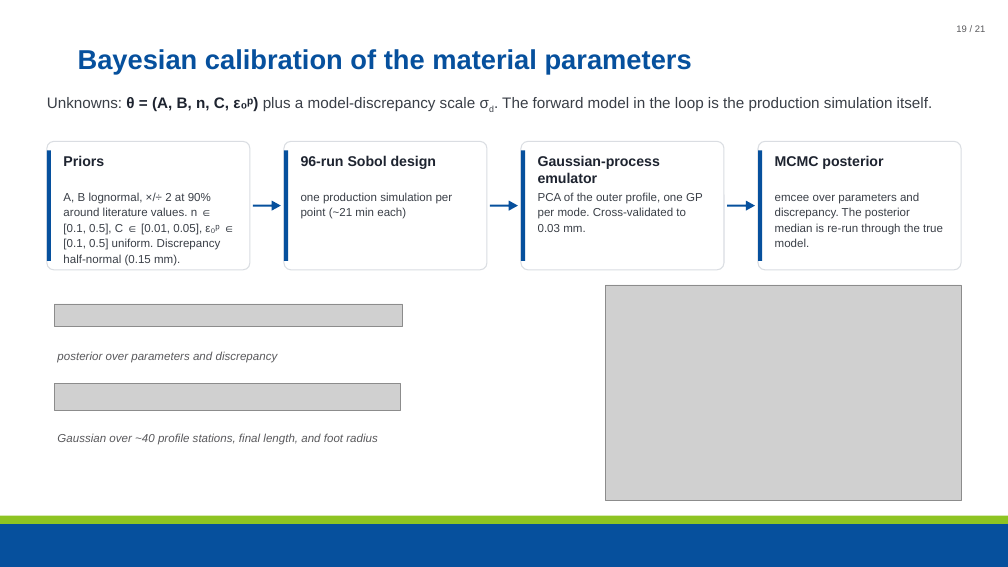
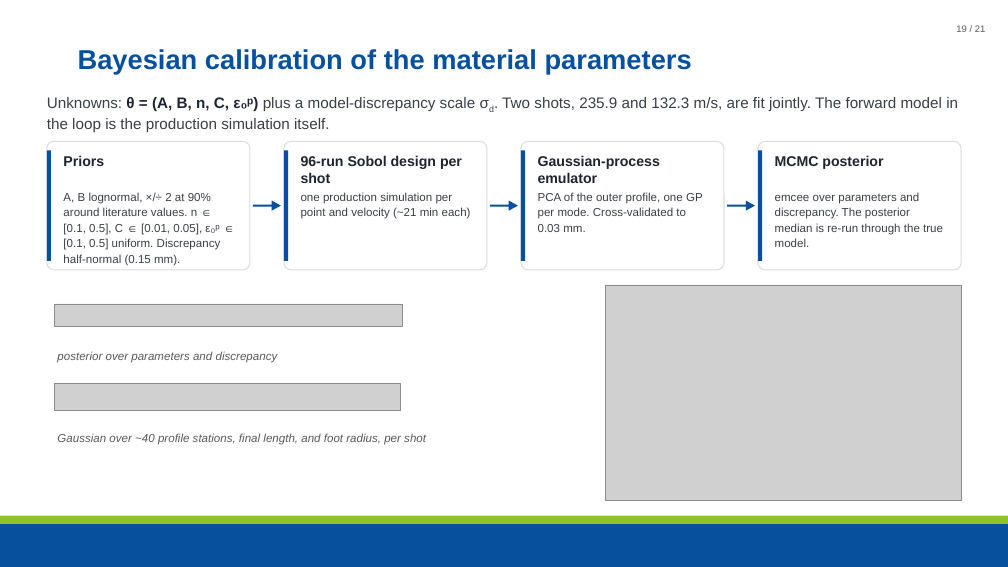
Before and after one commit to maxnezdyur/marlin, a slide deck: slide 19 of examples/impact/slide_assets/WCCM_NEML2_explicit_dynamics_v2.pptx. Drawn at 1008x567 pixels with LibreOffice and Linux fonts; fonts in the diff are those of the drawing; grey boxes stand for pictures; background and template pictures are left out. Boxes give left, top, right and bottom in pixels: in the first picture for what was removed or moved away, otherwise in the second. Text is boxed around its words. In the diff, an @@ line names an element or a change of style, - is before the commit and + after.

Commit message:
adopt joint two-shot calibration: model files from g3 median, deck slides reworked

```diff
--- a/examples/impact/slide_assets/WCCM_NEML2_explicit_dynamics_v2.pptx
+++ b/examples/impact/slide_assets/WCCM_NEML2_explicit_dynamics_v2.pptx
@@ text at [47, 96, 958, 132]: text changed @@
-Unknowns: θ = (A, B, n, C, ε₀ᵖ) plus a model-discrepancy scale σd. The forward model in the loop is the production simulation itself.
+Unknowns: θ = (A, B, n, C, ε₀ᵖ) plus a model-discrepancy scale σd. Two shots, 235.9 and 132.3 m/s, are fit jointly. The forward model in the loop is the production simulation itself.
@@ text at [301, 155, 462, 183]: text changed @@
-96-run Sobol design
+96-run Sobol design per shot
@@ text at [301, 192, 471, 219]: text changed @@
-one production simulation per point (~21 min each)
+one production simulation per point and velocity (~21 min each)
@@ text at [57, 433, 426, 445]: text changed @@
-Gaussian over ~40 profile stations, final length, and foot radius
+Gaussian over ~40 profile stations, final length, and foot radius, per shot
```
Also in this commit, not shown: 3 other slides changed, 3 other files.
